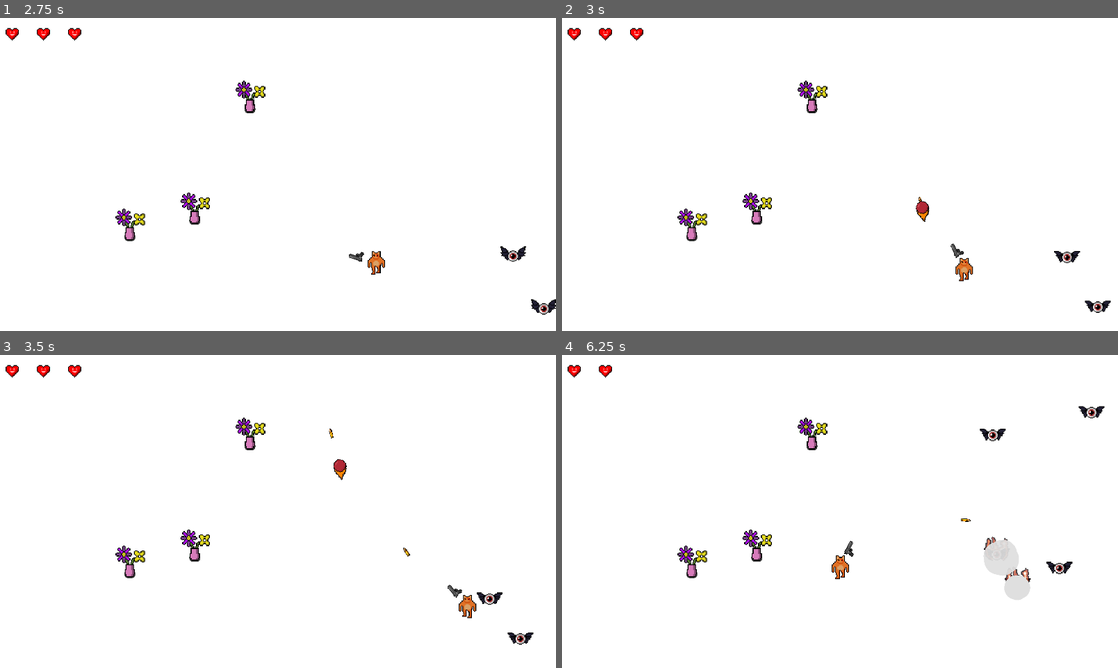
Above: before the commit, frames 1-4 (two rows, left to right).
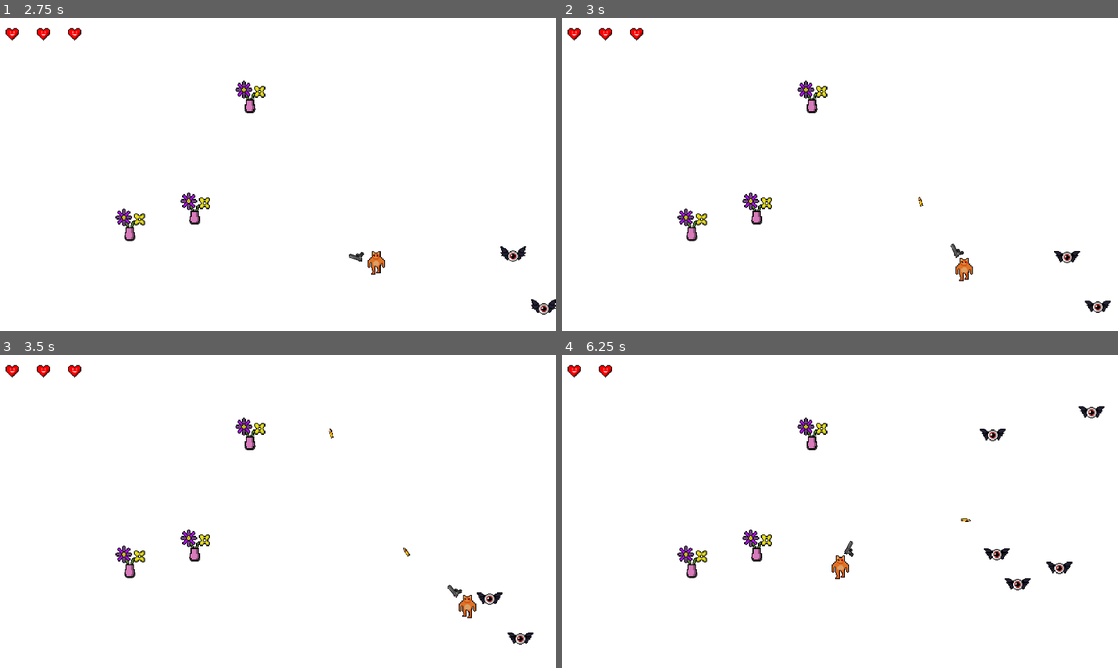
Above: after the commit, the same moments.

Repository: RafaWanner/Gatos-Glocks
Game: Godot game, scene res://main_menu.tscn
The game is run twice, just before and just after one commit, with the same random seed, the same clock (stepped at 60 frames per second) and the same inputs.
Inputs (mouse positions are in pixels of both pictures, inside the frame that each line leads up to):
- Up to frame 1 (2.75 s): click "Start" at 0.5 s; tap Enter at 1.25 s; move the mouse to (400, 158) at 1.27 s; press the mouse at (400, 158) at 1.28 s; hold D (move_right) 1.28-2.03 s; move the mouse to (166, 190) at 2.02 s; release the mouse at (166, 190) at 2.03 s; hold S (move_down) from 2.03 s (still down); click (166, 190) at 2.1 s
- Up to frame 2 (3 s): move the mouse to (895, 105) at 2.77 s; release S (move_down) at 2.78 s; press the mouse at (895, 105) at 2.78 s; hold D (move_right) from 2.78 s (still down)
- Up to frame 3 (3.5 s): keep holding D (move_right)
- Up to frame 4 (6.25 s): move the mouse to (812, 574) at 3.52 s; release D (move_right) at 3.53 s; release the mouse at (812, 574) at 3.53 s; hold W (move_up) 3.53-4.28 s; click (812, 574) at 3.6 s; move the mouse to (1006, 558) at 4.27 s; press the mouse at (1006, 558) at 4.28 s; hold A (move_left) 4.28-5.78 s; move the mouse to (673, 464) at 5.02 s; release the mouse at (673, 464) at 5.03 s; click (673, 464) at 5.1 s; move the mouse to (867, 511) at 5.77 s; press the mouse at (867, 511) at 5.78 s; hold S (move_down) from 5.78 s (still down)

Frame 1 is identical in both runs. In frame 2, 0.1% of the frame differs, in the area x 63-67%, y 58-66%; in frame 3, 0.1%; in frame 4, 1.0%, in the area x 75-85%, y 58-79%.

Commit message:
tirei bola de fogo automatico

Diff:
--- a/gun.gd
+++ b/gun.gd
@@ -7,7 +7,7 @@
 
 var shooting = false  # Variável para controlar o estado de disparo
 var can_shoot = true
-var can_shoot_fire_ball = true
+var can_shoot_fire_ball = false
 
 var fire_rate = 0.5
 var shots = 0
